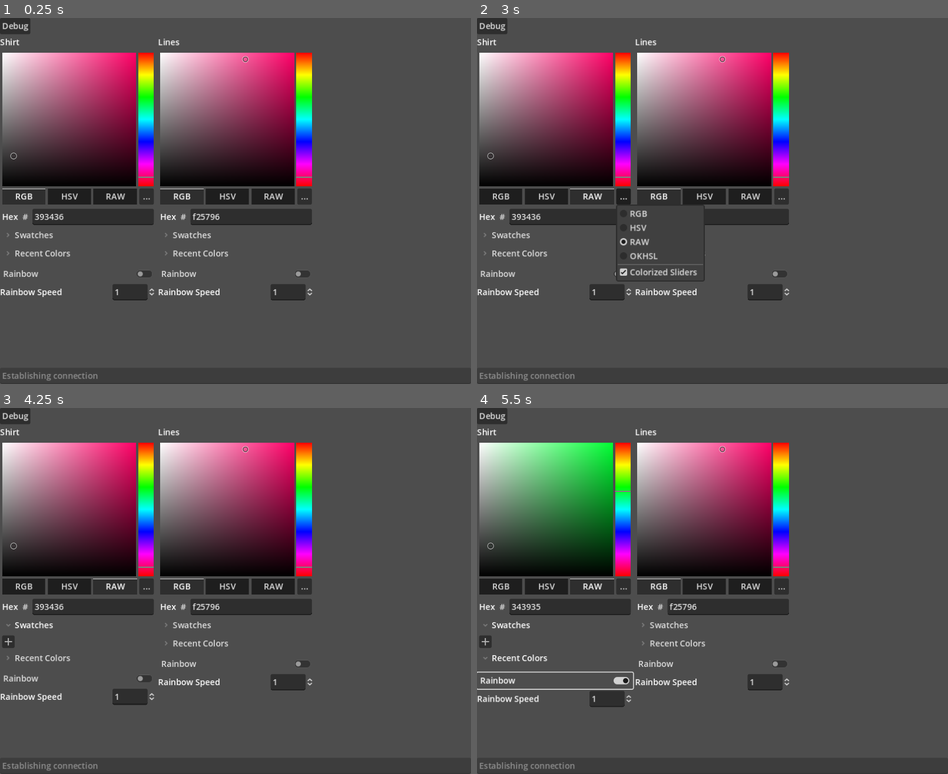
Above: before the commit, frames 1-4 (two rows, left to right).
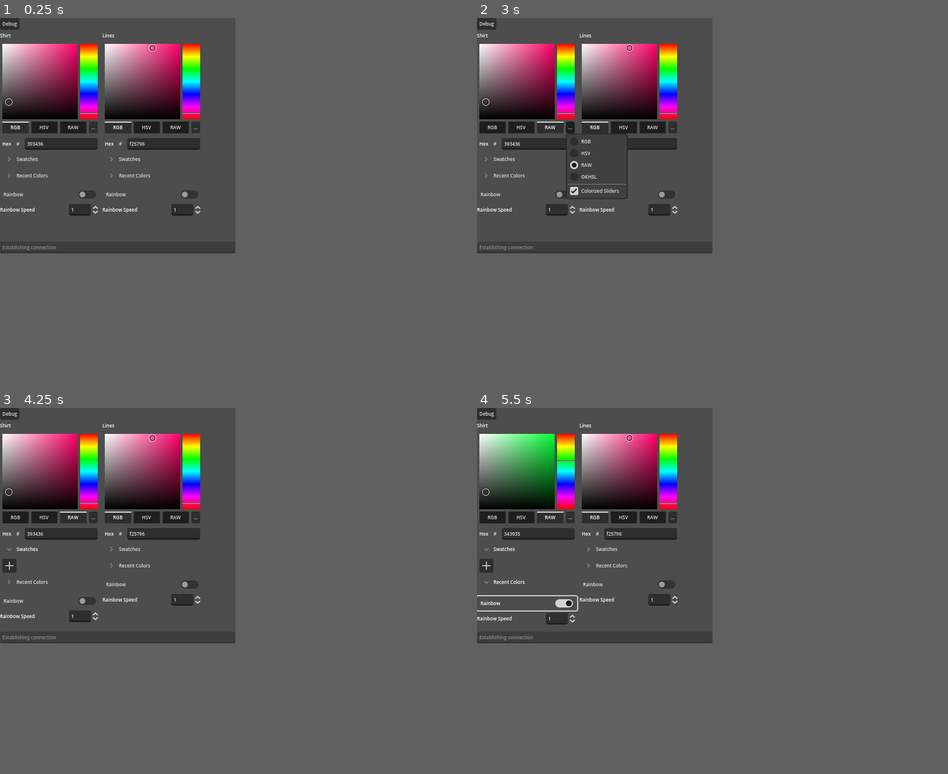
Above: after the commit, the same moments.

Repository: RayHammer/vts-parabellium
Game: Godot game, scene res://UI.tscn
The game is run twice, just before and just after one commit, with the same random seed, the same clock (stepped at 60 frames per second) and the same inputs.
Inputs:
- Up to frame 1 (0.25 s): no input
- Up to frame 2 (3 s): click "RGB" at 0.5 s; click "HSV" at 1.25 s; click "RAW" at 2 s; click "..." at 2.75 s
- Up to frame 3 (4.25 s): click "Swatches" at 3.5 s
- Up to frame 4 (5.5 s): click "Recent Colors" at 4.25 s; click "Rainbow" at 5 s
In our replay, the window is 800x622 before the commit and 400x400 after it. These sizes can differ from the game's own. Grey fills any space a smaller window leaves; there, only what the larger window draws over its background counts as a difference.

The runs differ from the first frame. In frame 1, 31% of the frame differs, in the area x 0-100%, y 0-100%; in frame 2, 30%; in frame 3, 31%; in frame 4, 31%.

Commit message:
Resized the UI to 50% the hardcoded way

Diff:
--- a/TaskMenu.gd
+++ b/TaskMenu.gd
@@ -3,9 +3,14 @@
 @export var debug_menu: PopupMenu
 @export var debug_info: Control
 
+var min_debug_size_x
+
 # Called when the node enters the scene tree for the first time.
 func _ready():
 	debug_id_pressed(0, false)
+	min_debug_size_x = debug_info.custom_minimum_size.x
+	# WTF fym this shit returns (0, 0)
+	# print(debug_info.custom_minimum_size)
 
 func debug_id_pressed(index: int, change_state: bool = true):
 	if index == 0:
@@ -13,4 +18,4 @@
 			debug_menu.toggle_item_checked(0)
 		var expand = debug_menu.is_item_checked(0)
 		debug_info.visible = expand;
-		debug_info.custom_minimum_size.x = 300 if expand else 0
+		debug_info.custom_minimum_size.x = 150 if expand else 0
--- a/UI.gd
+++ b/UI.gd
@@ -1,4 +1,4 @@
-extends Control
+extends ScrollContainer
 
 enum PluginState {
 	_SIZE
@@ -49,6 +49,10 @@
 
 	status_bar.text = "Establishing connection"
 	_socket.connect_to_url(websocket_url)
+	pass
+
+func _process(_delta):
+	# size = get_window().size
 	pass
 
 func _physics_process(_delta):
--- a/UI.tscn
+++ b/UI.tscn
@@ -1,32 +1,30 @@
-[gd_scene load_steps=5 format=3 uid="uid://c62ylihiwbnfk"]
+[gd_scene load_steps=6 format=3 uid="uid://c62ylihiwbnfk"]
 
 [ext_resource type="Script" path="res://UI.gd" id="1_04aos"]
+[ext_resource type="Theme" uid="uid://cxpqisffa3rj1" path="res://ui.theme" id="1_c0833"]
 [ext_resource type="PackedScene" uid="uid://7ajl3kj8s06f" path="res://ColorField.tscn" id="2_fe4vd"]
 [ext_resource type="Script" path="res://TaskMenu.gd" id="2_hfgal"]
 [ext_resource type="Script" path="res://RPS.gd" id="3_k0a5t"]
 
-[node name="UI" type="Control" node_paths=PackedStringArray("status_bar", "log_window", "rps", "reconnect_button", "update_time_cap", "update_timer")]
-layout_mode = 3
+[node name="UI" type="ScrollContainer" node_paths=PackedStringArray("status_bar", "log_window", "rps", "reconnect_button", "update_time_cap", "update_timer")]
 anchors_preset = 15
 anchor_right = 1.0
 anchor_bottom = 1.0
 grow_horizontal = 2
 grow_vertical = 2
+theme = ExtResource("1_c0833")
 script = ExtResource("1_04aos")
 status_bar = NodePath("VBoxContainer/StatusBar")
 log_window = NodePath("VBoxContainer/FieldContainer/ScrollContainer/VBoxContainer/LogWindow")
 rps = NodePath("VBoxContainer/FieldContainer/ScrollContainer/VBoxContainer/RPS")
 reconnect_button = NodePath("VBoxContainer/FieldContainer/ScrollContainer/VBoxContainer/ReconnectButton")
 update_time_cap = NodePath("VBoxContainer/FieldContainer/ScrollContainer/VBoxContainer/UpdateTimeCap/Value")
-update_timer = NodePath("UpdateTimer")
+update_timer = NodePath("VBoxContainer/UpdateTimer")
 
 [node name="VBoxContainer" type="VBoxContainer" parent="."]
-layout_mode = 1
-anchors_preset = 15
-anchor_right = 1.0
-anchor_bottom = 1.0
-grow_horizontal = 2
-grow_vertical = 2
+layout_mode = 2
+size_flags_horizontal = 3
+size_flags_vertical = 3
 
 [node name="TaskMenu" type="MenuBar" parent="VBoxContainer" node_paths=PackedStringArray("debug_menu", "debug_info")]
 layout_mode = 2
@@ -42,6 +40,7 @@
 
 [node name="FieldContainer" type="HBoxContainer" parent="VBoxContainer"]
 layout_mode = 2
+size_flags_horizontal = 0
 size_flags_vertical = 3
 
 [node name="CustomShirt" parent="VBoxContainer/FieldContainer" instance=ExtResource("2_fe4vd")]
@@ -55,12 +54,19 @@
 default_color = Color(0.94902, 0.341176, 0.588235, 1)
 
 [node name="ScrollContainer" type="ScrollContainer" parent="VBoxContainer/FieldContainer"]
-custom_minimum_size = Vector2(300, 0)
+custom_minimum_size = Vector2(150, 0)
 layout_mode = 2
 
 [node name="VBoxContainer" type="VBoxContainer" parent="VBoxContainer/FieldContainer/ScrollContainer"]
 layout_mode = 2
 size_flags_vertical = 3
+
+[node name="HSlider" type="HSlider" parent="VBoxContainer/FieldContainer/ScrollContainer/VBoxContainer"]
+visible = false
+layout_mode = 2
+min_value = 50.0
+max_value = 200.0
+value = 100.0
 
 [node name="ReconnectButton" type="Button" parent="VBoxContainer/FieldContainer/ScrollContainer/VBoxContainer"]
 visible = false
@@ -102,20 +108,19 @@
 value = 20.0
 
 [node name="LogWindow" type="TextEdit" parent="VBoxContainer/FieldContainer/ScrollContainer/VBoxContainer"]
-custom_minimum_size = Vector2(300, 400)
 layout_mode = 2
 size_flags_vertical = 3
 editable = false
 
 [node name="StatusBar" type="LineEdit" parent="VBoxContainer"]
 layout_mode = 2
+placeholder_text = "Status Bar"
 editable = false
 virtual_keyboard_enabled = false
 
-[node name="UpdateTimer" type="Timer" parent="."]
+[node name="UpdateTimer" type="Timer" parent="VBoxContainer"]
 wait_time = 0.05
 autostart = true
 
 [connection signal="id_pressed" from="VBoxContainer/TaskMenu/Debug" to="VBoxContainer/TaskMenu" method="debug_id_pressed"]
 [connection signal="timeout" from="VBoxContainer/FieldContainer/ScrollContainer/VBoxContainer/RPS/Timer" to="VBoxContainer/FieldContainer/ScrollContainer/VBoxContainer/RPS" method="_on_timer_timeout"]
-[connection signal="timeout" from="UpdateTimer" to="." method="set_parameters"]
--- a/project.godot
+++ b/project.godot
@@ -19,10 +19,8 @@
 
 [display]
 
-window/size/viewport_width=900
-window/size/viewport_height=700
-window/stretch/mode="canvas_items"
-window/stretch/aspect="expand"
+window/size/viewport_width=400
+window/size/viewport_height=400
 
 [dotnet]
 
Not shown, changed: export_presets.cfg
Binary file added: ui.theme
